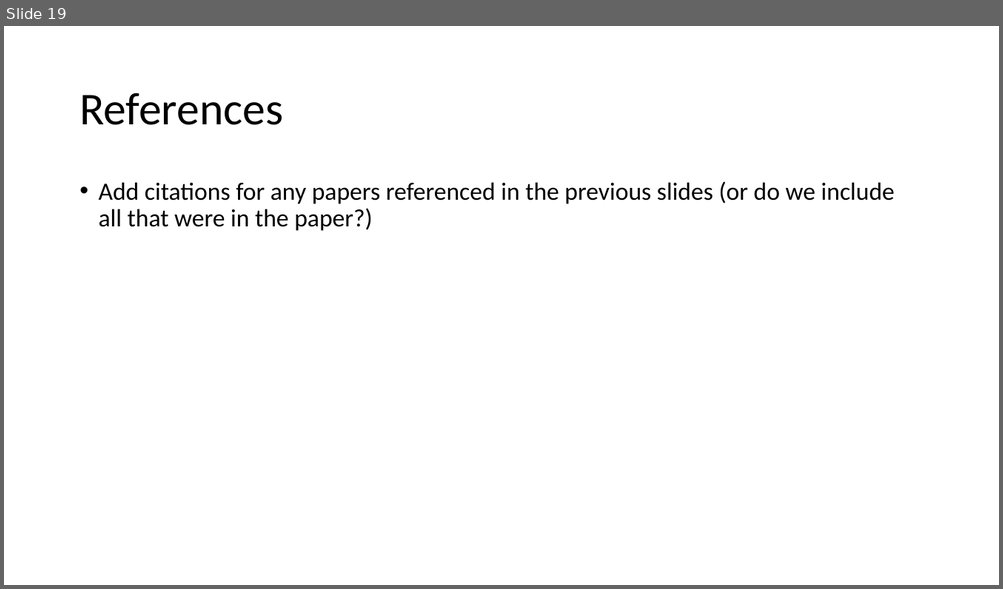
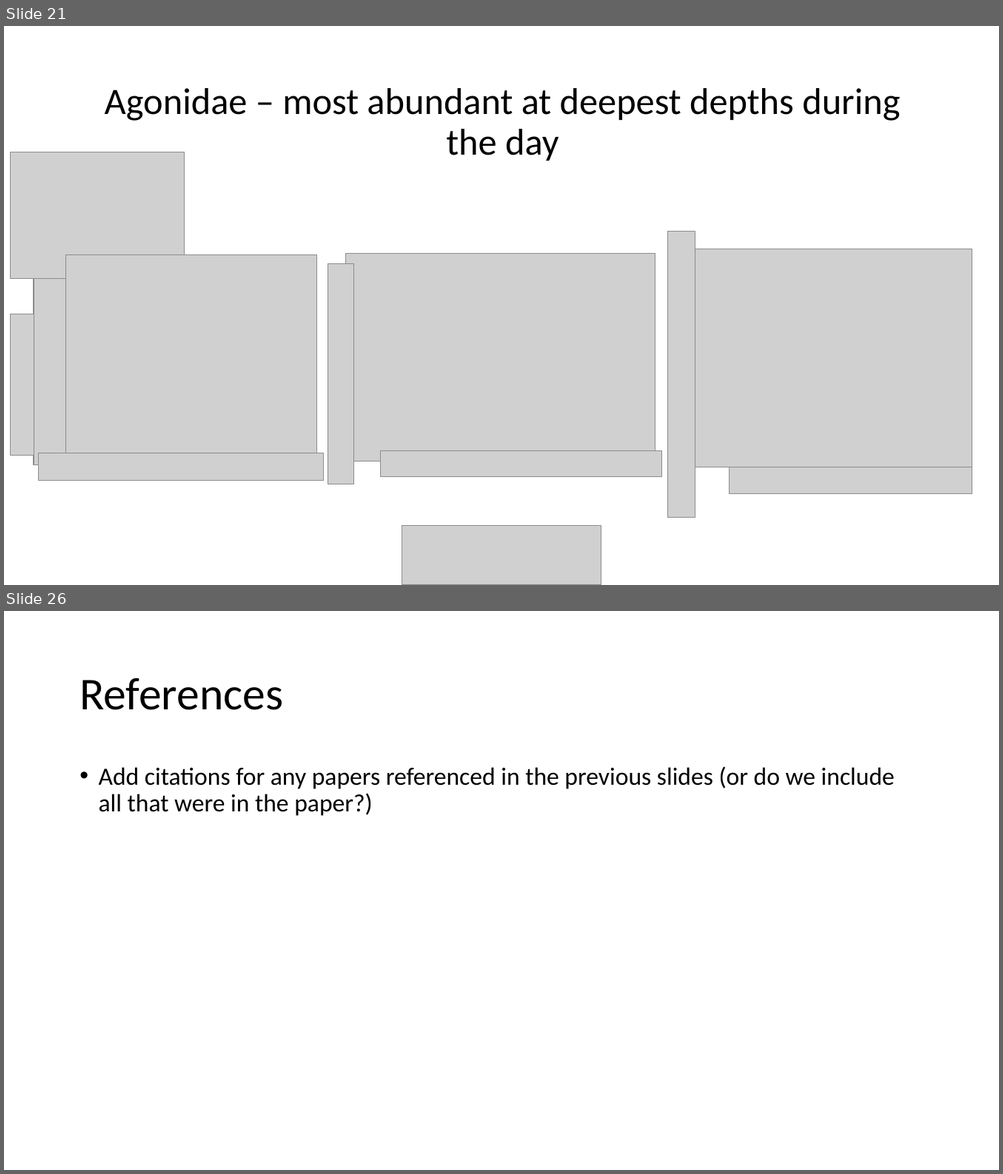
Before and after one commit to LukeABobay/larval-fish-community-analysis, a slide deck: PICES 2026 Presentation.pptx. Shown one above the other, each under a label of ours: slide 19 before the commit, slides 21 and 26 after it; the slides between them are not shown. The pictures are 1003x589 and 1003x1174 pixels, drawn with LibreOffice and Linux fonts; fonts in the diff are those of the drawing; grey boxes stand for pictures. Boxes give left, top, right and bottom in pixels: in the first picture for what was removed or moved away, otherwise in the second. Text is boxed around its words. In the diff, an @@ line names an element or a change of style, - is before the commit and + after.

```diff
--- a/PICES 2026 Presentation.pptx
+++ b/PICES 2026 Presentation.pptx
@@ slide 21 added at <box>4,26,999,585</box>, background #FFFFFF @@
@@ title added at <box>105,88,899,161</box>, 36 pt, text #000000 @@
+Agonidae – most abundant at deepest depths during the day
@@ picture added at <box>668,231,695,517</box> @@
@@ picture added at <box>328,264,354,484</box> @@
@@ picture added at <box>346,254,655,462</box> @@
@@ picture added at <box>693,249,972,468</box> @@
@@ group added at <box>10,152,324,480</box>: 5 pictures @@
@@ picture added at <box>380,452,661,477</box> @@
@@ picture added at <box>729,468,972,494</box> @@
@@ picture added at <box>401,526,601,585</box> @@
@@ what was slide 19 is now slide 26 @@
```
Also in this commit, not shown: 10 slides changed, 15 other slides added, 9 slides removed.
